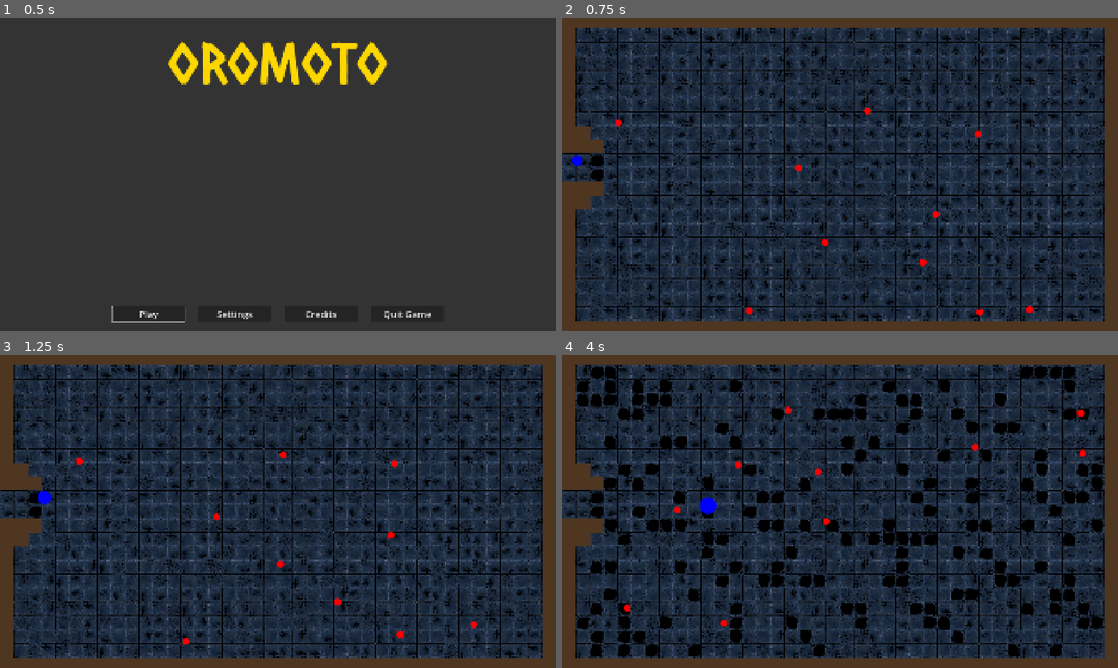
Above: before the commit, frames 1-4 (two rows, left to right).
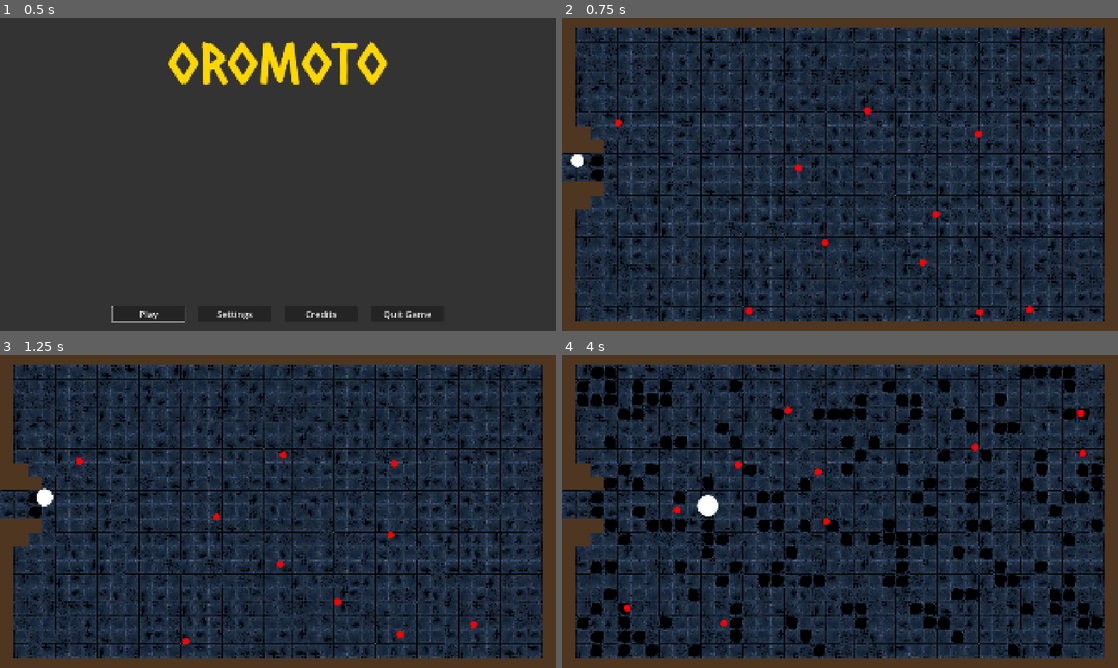
Above: after the commit, the same moments.

Repository: njamster/gmtk_jam_2026
Game: Godot game, scene res://main_menu.tscn
Two runs of this game, one before a commit and one after it. Both use one fixed random seed, a clock stepped at 60 frames per second and the inputs below.
Inputs (mouse positions are in pixels of both pictures, inside the frame that each line leads up to):
- Up to frame 1 (0.5 s): no input
- Up to frame 2 (0.75 s): click "Play" at 0.5 s
- Up to frame 3 (1.25 s): no input
- Up to frame 4 (4 s): tap Enter at 1.25 s; move the mouse to (962, 495) at 1.27 s; hold D (move_right) 1.28-2.03 s; tap Shift every 0.75 s from 1.35 to 3.6 s; click (962, 495) at 1.42 s; move the mouse to (728, 527) at 2.02 s; hold S (move_down) 2.03-2.78 s; move the mouse to (895, 442) at 2.77 s; hold D (move_right) 2.78-3.53 s; move the mouse to (812, 574) at 3.52 s; hold W (move_up) from 3.53 s (still down); click (812, 574) at 3.67 s

Frame 1 is identical in both runs. In frame 2, less than 0.1% of the frame differs, in the area x 1-4%, y 43-48%; in frame 3, 0.1%; in frame 4, 0.3%, in the area x 24-29%, y 44-57%.

Commit message:
Clean up the player script

Diff:
--- a/autoloads/game_over_screen/game_over_screen.tscn
+++ b/autoloads/game_over_screen/game_over_screen.tscn
@@ -12,7 +12,7 @@
 anchor_bottom = 1.0
 grow_horizontal = 2
 grow_vertical = 2
-color = Color(0, 0, 0, 0.7058824)
+color = Color(0, 0, 0, 0.39215687)
 
 [node name="VBox" type="VBoxContainer" parent="." unique_id=391967419]
 anchors_preset = 8
--- a/autoloads/game_over_screen/player_stats.gd
+++ b/autoloads/game_over_screen/player_stats.gd
@@ -1,11 +1,23 @@
 extends VBoxContainer
 
 
+var flavour_texts := {
+	Global.DeathReason.NONE: [
+		"You survived!!!"
+	],
+	Global.DeathReason.FALL: [
+		"You fell to your death!"
+	],
+	Global.DeathReason.ENEMY: [
+		"You got killed by an enemy!"
+	]
+}
+
+
 func update() -> void:
-	if Global.stats.death_reason:
-		$DeathReason.text = Global.stats.death_reason
-	else:
-		$DeathReason.text = "You survived!"
+	$DeathReason.text = flavour_texts[Global.stats.death_reason][
+		randi() % flavour_texts[Global.stats.death_reason].size()
+	]
 
 	%Gold/Value.text = str(Global.stats.gold)
 
--- a/autoloads/global.gd
+++ b/autoloads/global.gd
@@ -8,6 +8,12 @@
 	RUNNING,
 	PAUSED,
 	GAME_OVER
+}
+
+enum DeathReason {
+	NONE,
+	FALL,
+	ENEMY
 }
 
 signal game_state_changed(state: GameState)
@@ -28,13 +34,12 @@
 
 # cheat codes :D
 var decay_enabled := true
-var auto_move := true
 
 var stats := {
 	"survival_time": 0.0,
 	"jumps": 0,
 	"gold": 0,
-	"death_reason": "",
+	"death_reason": DeathReason.NONE,
 }
 
 var survival_time := 0.0
@@ -67,7 +72,7 @@
 		"survival_time": 0.0,
 		"jumps": 0,
 		"gold": 0,
-		"death_reason": "",
+		"death_reason": DeathReason.NONE,
 	}
 
 	survival_time = 0.0
--- /dev/null
+++ b/collectibles/gold.gd
@@ -0,0 +1,7 @@
+extends Area2D
+
+
+func pickup() -> void:
+	Global.stats.gold += 1
+	AudioManager.play_sound(preload("res://player/sounds/gold.wav"), "Sounds", -10)
+	queue_free()
--- a/collectibles/gold.tscn
+++ b/collectibles/gold.tscn
@@ -1,15 +1,17 @@
 [gd_scene format=3 uid="uid://bgkfng34eaobi"]
 
 [ext_resource type="Texture2D" uid="uid://ld8o73kaq5nm" path="res://player/images/player.png" id="1_5a00n"]
+[ext_resource type="Script" uid="uid://gymbv22a1ms" path="res://collectibles/gold.gd" id="1_q6e11"]
 
 [sub_resource type="CircleShape2D" id="CircleShape2D_5a00n"]
 radius = 1.0
 
-[node name="Gold" type="Area2D" unique_id=1756101319 groups=["Collectible"]]
+[node name="Gold" type="Area2D" unique_id=1756101319]
 scale = Vector2(1.8, 1.8)
 collision_layer = 16
 collision_mask = 2
 monitoring = false
+script = ExtResource("1_q6e11")
 
 [node name="Sprite" type="Sprite2D" parent="." unique_id=1478879090]
 modulate = Color(1, 0.84313726, 0, 1)
--- a/game/game.gd
+++ b/game/game.gd
@@ -2,6 +2,8 @@
 
 
 func _ready() -> void:
+	Global.reset_stats()
+
 	Global.game_state = Global.GameState.RUNNING
 
 	AudioManager.play_music(preload("res://music/game_music.ogg"))
--- a/player/player.gd
+++ b/player/player.gd
@@ -1,6 +1,5 @@
 extends Area2D
 
-var id := 1
 
 var inputs = {
 	"move_up": Vector2.UP,
@@ -9,101 +8,103 @@
 	"move_left": Vector2.LEFT
 }
 
-var direction := Vector2.RIGHT
-var move_speed := 0.3 # seconds per tile
-
-var is_moving := false
-var is_dead := false
+var move_direction := Vector2.RIGHT
+var move_speed := 0.3  # seconds per tile
 
 
 func _ready():
-	match id:
-		1:
-			$Sprite.modulate = Color.BLUE
-		2:
-			$Sprite.modulate = Color.WEB_GREEN
-
-	body_entered.connect(func(_body):
-		if not is_dead:
+	body_entered.connect(
+		func(_body):
+			# It's an enemy
 			var tween := create_tween()
 			tween.tween_property($Sprite, "scale", 2.0 * Vector2.ONE, 0.4)
 			tween.tween_property($Sprite, "scale", Vector2.ZERO, 0.2)
-			die("You got killed by an enemy!")
+			die(Global.DeathReason.ENEMY)
 	)
 
-	area_entered.connect(func(area):
-		if area.is_in_group("Collectible"):
-			# It's a collectible
-			Global.stats.gold += 1
-			AudioManager.play_sound(preload("res://player/sounds/gold.wav"), "Sounds", -10)
-			area.queue_free()
-		else:
-			# It's the exit area
-			die("")  # Looks funny, but this means you actually survived :D
+	area_entered.connect(
+		func(area):
+			if area.has_method("pickup"):
+				# It's a collectible
+				area.pickup()
+			else:
+				# It's the exit area
+				Global.stats.survival_time = Global.survival_time
+				Global.game_state = Global.GameState.GAME_OVER
 	)
 
-	if Global.auto_move:
-		move()
+	auto_move()
 
 
 func _unhandled_input(event):
 	for dir in inputs.keys():
-		var action = dir
-		if event.is_action_pressed(action):
-			direction = inputs[dir]
-			if not Global.auto_move and not is_dead and not is_moving:
-				move()
+		if event.is_action_pressed(dir):
+			move_direction = inputs[dir]
 
 
-func move():
-	is_moving = true
+func auto_move():
+	var one_tile_ahead = position + move_direction * Global.tile_size
+	var two_tiles_ahead = position + 2 * move_direction * Global.tile_size
 
-	var tween = create_tween()
+	if not Global.tilemap.is_blocked(one_tile_ahead):
+		# next tile is free
+		await run()
+	elif Global.tilemap.is_gap(one_tile_ahead):
+		# next tile is a gap...
+		if not Global.tilemap.is_blocked(two_tiles_ahead):
+			await jump(true)  # ... and can be jumped over
+		else:
+			await jump(false)  # ... and cannot be jumped over
+	else:
+		# next tile is a wall
+		move_direction = -1 * move_direction
+		await run()
+
+	auto_move()
+
+
+func run() -> void:
 	var previous_position := position
 
-	if not Global.tilemap.is_blocked(position + direction * Global.tile_size):
-		# next tile is free
-		tween.tween_property(self, "position", direction * Global.tile_size, move_speed).as_relative()
-	elif Global.tilemap.is_gap(position + direction * Global.tile_size):
-		# next tile is a gap...
-		if not Global.tilemap.is_blocked(position + 2 * direction * Global.tile_size):
-			# ... and can be jumped over
-			tween.tween_property(self, "position", 2 * direction * Global.tile_size, 1.5 * move_speed).as_relative()
-			tween.parallel().tween_property($Sprite, "scale", 2.0 * Vector2.ONE, 0.75 * move_speed)
-			tween.parallel().tween_property($Sprite, "scale", Vector2.ONE, 0.75 * move_speed).set_delay(0.75 * move_speed)
-			AudioManager.play_sound(preload("res://player/sounds/jump.wav"))
-			Global.stats.jumps += 1
-		else:
-			# ... and you ran right into it
-			tween.tween_property(self, "position", direction * Global.tile_size, move_speed).as_relative()
-			tween.tween_property(self, "scale", Vector2.ZERO, move_speed)
-			AudioManager.play_sound(preload("res://player/sounds/wilhelm_scream.ogg"))
-			die("You fell to your death!")
-	else:
-		# next tile is a wall
-		direction = -1 * direction
-		tween.tween_property(self, "position", direction * Global.tile_size, move_speed).as_relative()
-		if Global.auto_move and not is_dead:
-			move()
-		is_moving = false
-		return  # early
-
+	var tween = create_tween().set_parallel()
+	tween.tween_property(self, "position", move_direction * Global.tile_size, move_speed).as_relative()
+	if Global.decay_enabled:
+		tween.tween_callback(
+			Global.tilemap.count_down_position.bind(previous_position)
+		).set_delay(0.75 * move_speed)
 	await tween.finished
 
-	if is_dead:
-		Global.game_state = Global.GameState.GAME_OVER
 
+func jump(success: bool) -> void:
+	var previous_position := position
+
+	AudioManager.play_sound(preload("res://player/sounds/jump.wav"))
+
+	var tween = create_tween().set_parallel()
+	tween.tween_property(self, "position", 2 * move_direction * Global.tile_size, 1.5 * move_speed).as_relative()
 	if Global.decay_enabled:
-		Global.tilemap.count_down_position(previous_position)
+		tween.tween_callback(
+			Global.tilemap.count_down_position.bind(previous_position)
+		).set_delay(0.5 * move_speed)
+	tween.tween_property($Sprite, "scale", 2.0 * Vector2.ONE, 0.75 * move_speed)
+	if success:
+		tween.tween_property($Sprite, "scale", Vector2.ONE, 0.75 * move_speed).set_delay(0.75 * move_speed)
+	else:
+		tween.tween_property($Sprite, "scale", Vector2.ZERO, 1.25 * move_speed).set_delay(1.25 * move_speed)
+		tween.tween_callback(
+			AudioManager.play_sound.bind(preload("res://player/sounds/wilhelm_scream.ogg"))
+		).set_delay(1.0 * move_speed)
+	await tween.finished
 
-	if Global.auto_move and not is_dead:
-		move()
-
-	is_moving = false
+	if success:
+		Global.stats.jumps += 1
+	else:
+		die(Global.DeathReason.FALL)
 
 
-func die(reason: String):
-	is_dead = true
+func die(reason: Global.DeathReason) -> void:
 	Global.stats.death_reason = reason
+	AudioManager.play_sound(preload("res://player/sounds/hurt.wav"))
 	Global.stats.survival_time = Global.survival_time
-	AudioManager.play_sound(preload("res://player/sounds/hurt.wav"))
+	Global.game_state = Global.GameState.GAME_OVER
+	queue_free()
--- a/player/player.tscn
+++ b/player/player.tscn
@@ -4,10 +4,9 @@
 [ext_resource type="Texture2D" uid="uid://ld8o73kaq5nm" path="res://player/images/player.png" id="2_rkbax"]
 
 [sub_resource type="CircleShape2D" id="CircleShape2D_orwns"]
-radius = 8.0
+radius = 12.0
 
 [node name="Player" type="Area2D" unique_id=1032192895]
-scale = Vector2(1.5, 1.5)
 collision_layer = 2
 collision_mask = 21
 monitorable = false
--- a/project.godot
+++ b/project.godot
@@ -34,10 +34,6 @@
 window/size/mode=4
 window/stretch/mode="canvas_items"
 window/stretch/aspect="expand"
-
-[global_group]
-
-Collectible=""
 
 [input]
 
Not shown, added: collectibles/gold.gd.uid
Binary file changed: player/images/player.png
